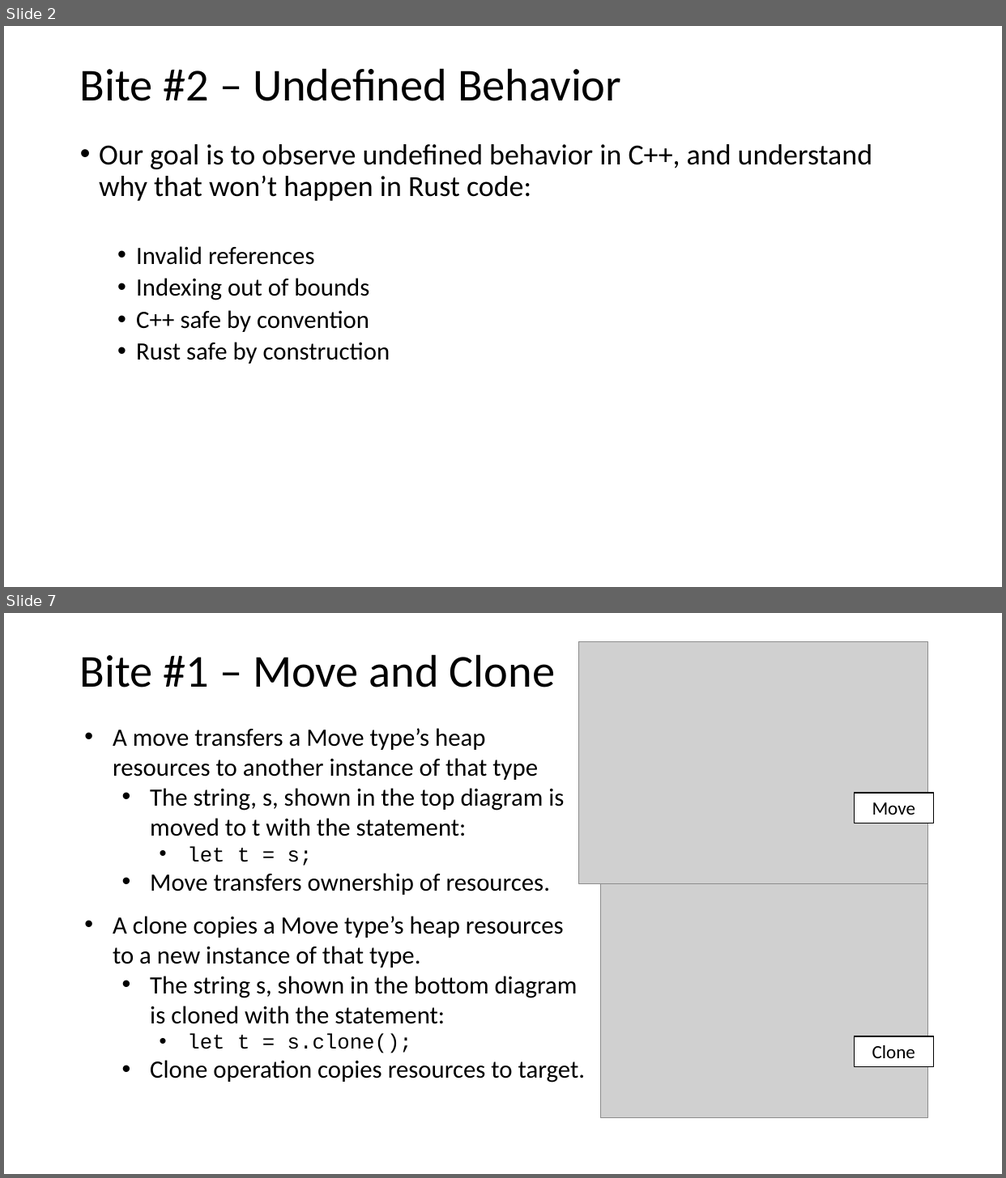
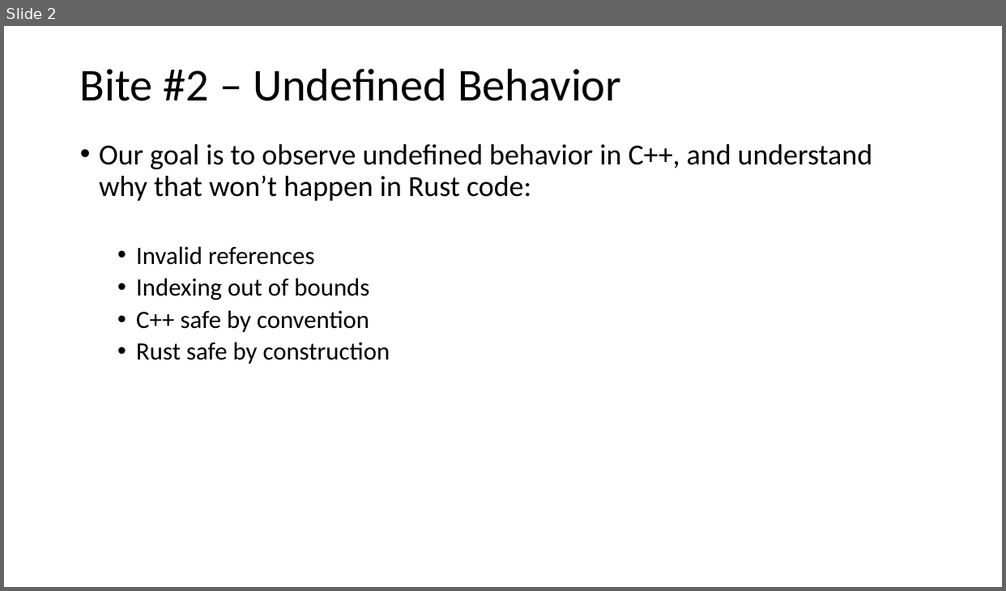
Before and after one commit to JimFawcett/JimFawcett.github.io, a slide deck: Resources/ConsumingRustBite2.pptx. Shown one above the other, each under a label of ours: slides 2 and 7 before the commit, slide 2 after it; the slides between them are not shown. The pictures are 1006x1178 and 1006x591 pixels, drawn with LibreOffice and Linux fonts; fonts in the diff are those of the drawing; grey boxes stand for pictures. Boxes give left, top, right and bottom in pixels: in the first picture for what was removed or moved away, otherwise in the second. Text is boxed around its words. In the diff, an @@ line names an element or a change of style, - is before the commit and + after.

Commit message:
added Bite2

```diff
--- a/Resources/ConsumingRustBite2.pptx
+++ b/Resources/ConsumingRustBite2.pptx
@@ slide 7 removed at [4, 613, 1002, 1174], background #FFFFFF @@
@@ title removed at [80, 654, 555, 688] @@
-Bite #1 – Move and Clone
@@ picture removed at [579, 642, 928, 884] @@
@@ text removed at [113, 728, 585, 1083] @@
-• A move transfers a Move type’s heap resources to another instance of that type
-  • The string, s, shown in the top diagram is moved to t with the statement:
-    • let t = s;
-  • Move transfers ownership of resources.
-• A clone copies a Move type’s heap resources
-  to a new instance of that type.
-  • The string s, shown in the bottom diagram is cloned with the statement:
-    • let t = s.clone();
-  • Clone operation copies resources to target.
@@ rectangle removed at [854, 793, 934, 823] @@
-Move
@@ picture removed at [601, 884, 928, 1118] @@
@@ rectangle removed at [854, 1037, 934, 1067] @@
-Clone
```
Also in this commit, not shown: 3 slides changed, 7 slides added, 4 other slides removed, 1 other file.
